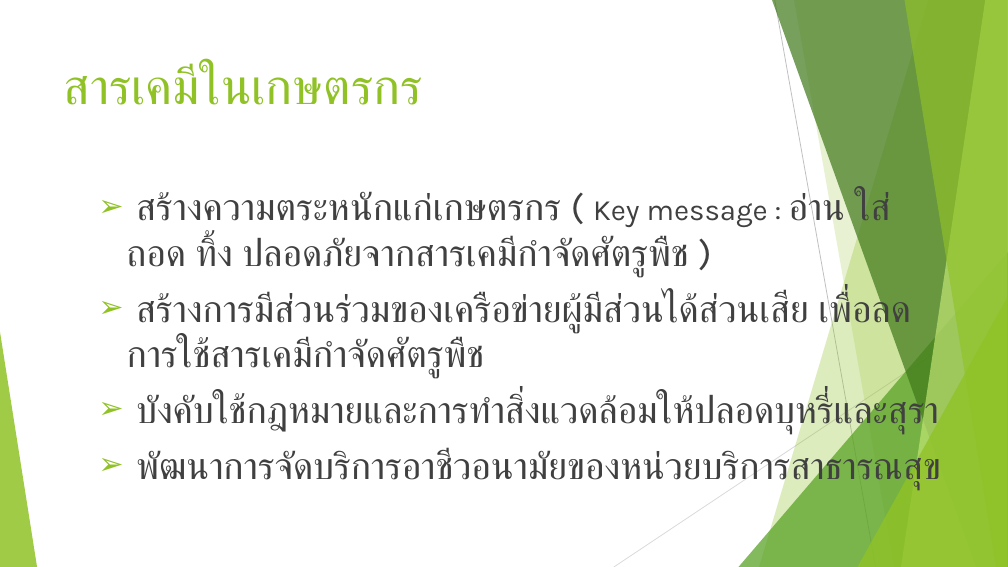
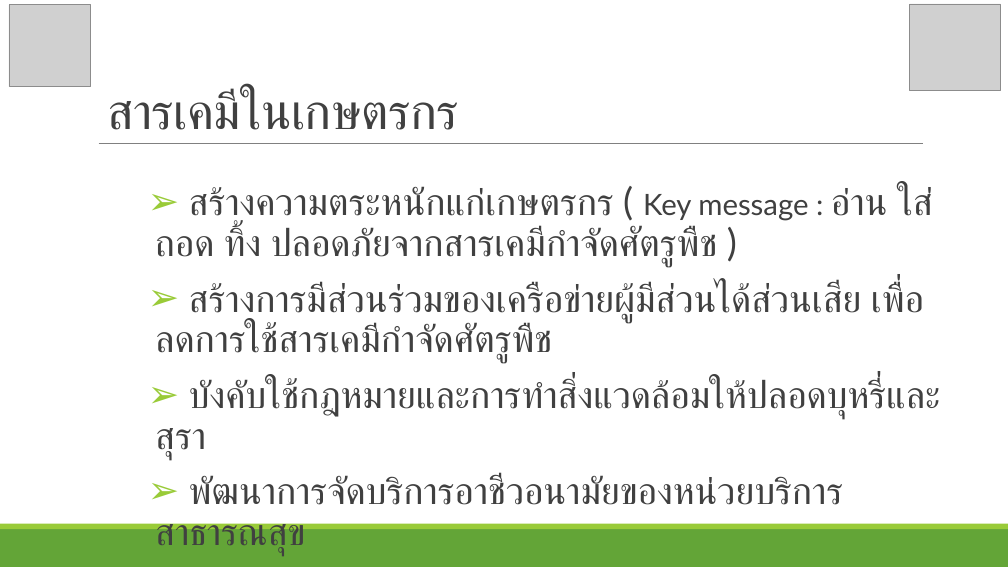
Before and after one commit to joblackpoc/Jobs_SSJ, a slide deck: slide 9 of สสจ.ชุมพร/Region11Policy.pptx (slide 10 before the commit). Drawn at 1008x567 pixels with LibreOffice and Linux fonts; fonts in the diff are those of the drawing; grey boxes stand for pictures. Boxes give left, top, right and bottom in pixels: in the first picture for what was removed or moved away, otherwise in the second. Text is boxed around its words. In the diff, an @@ line names an element or a change of style, - is before the commit and + after.

```diff
--- a/สสจ.ชุมพร/Region11Policy.pptx
+++ b/สสจ.ชุมพร/Region11Policy.pptx
@@ picture added at (9, 5, 91, 86) @@
@@ title "สารเคมีในเกษตรกร": place and size @@
-title "สารเคมีในเกษตรกร" at (64, 65, 423, 105)
+title "สารเคมีในเกษตรกร" at (107, 90, 458, 130)
@@ title "สารเคมีในเกษตรกร" at (107, 90, 458, 130): font Karla to Lato, text colour #90C226 to #404040, letter spacing 0 to -0.5 pt; line spacing 1 to 0.85; vertical alignment top to bottom @@
@@ picture added at (910, 4, 1000, 91) @@
@@ line added from (99, 144) to (923, 144), #808080 0.5 pt @@
@@ text "สร้างความตระหนักแก่เกษตรกร ( Key message : ...": place and size @@
-text "สร้างความตระหนักแก่เกษตรกร ( Key message : ..." at (127, 191, 941, 489)
+text "สร้างความตระหนักแก่เกษตรกร ( Key message : ..." at (155, 186, 941, 505)
@@ text "สร้างความตระหนักแก่เกษตรกร ( Key message : ..." at (155, 186, 941, 505): font Karla to Lato; indent changed; line spacing 1 to 0.9; more space between paragraphs; bullet colour #90C226 to #99CB38 @@
@@ group removed at (0, 0, 1008, 567): 5 freeform shapes, 3 triangles, 2 lines @@
@@ rectangle added at (0, 529, 1008, 567), fill #63A537 @@
@@ rectangle added at (0, 524, 1008, 529), fill #99CB38 @@
```
Also in this commit, not shown: 8 other slides changed, 1 slide added, 2 slides removed, 2 other files.
